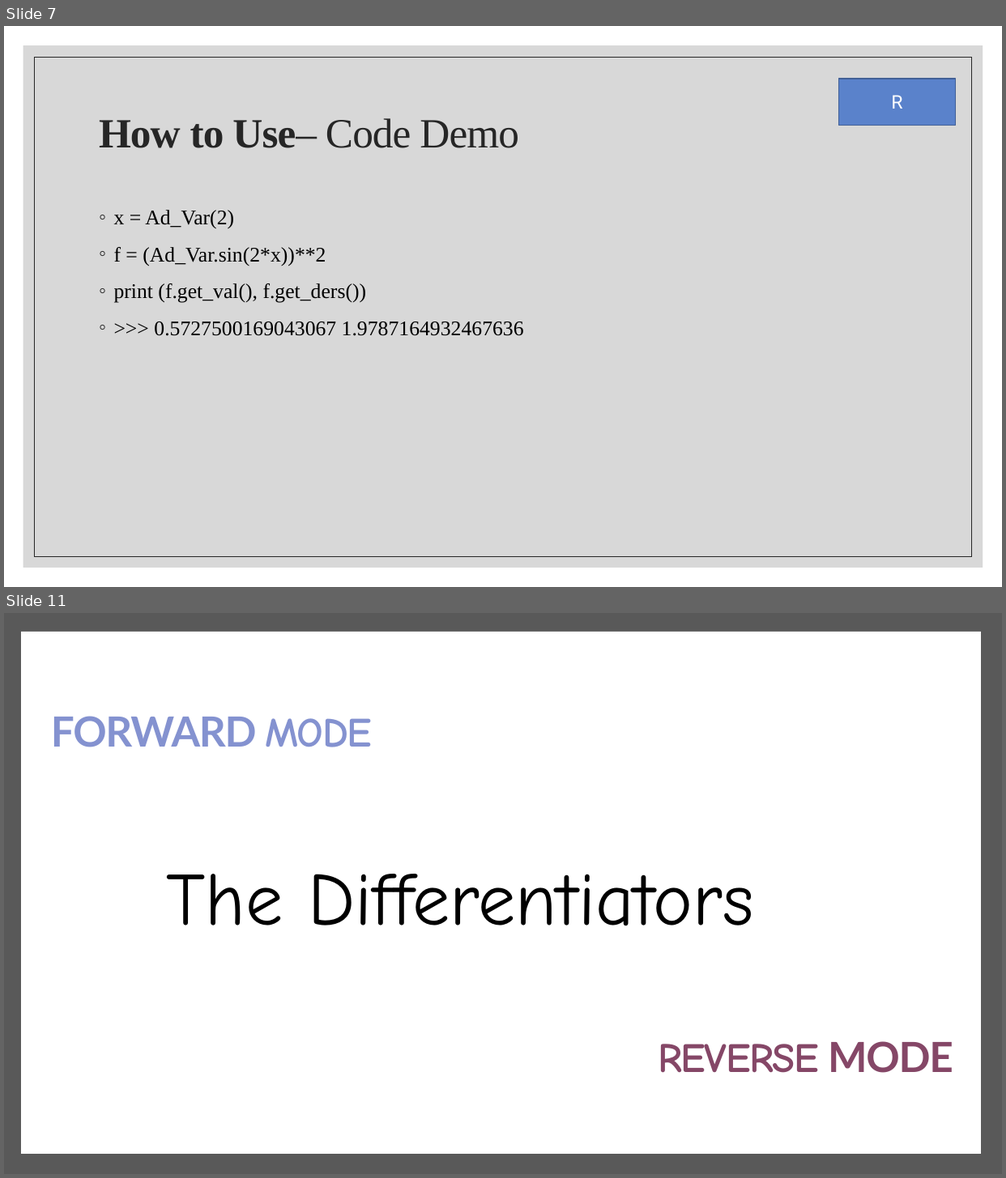
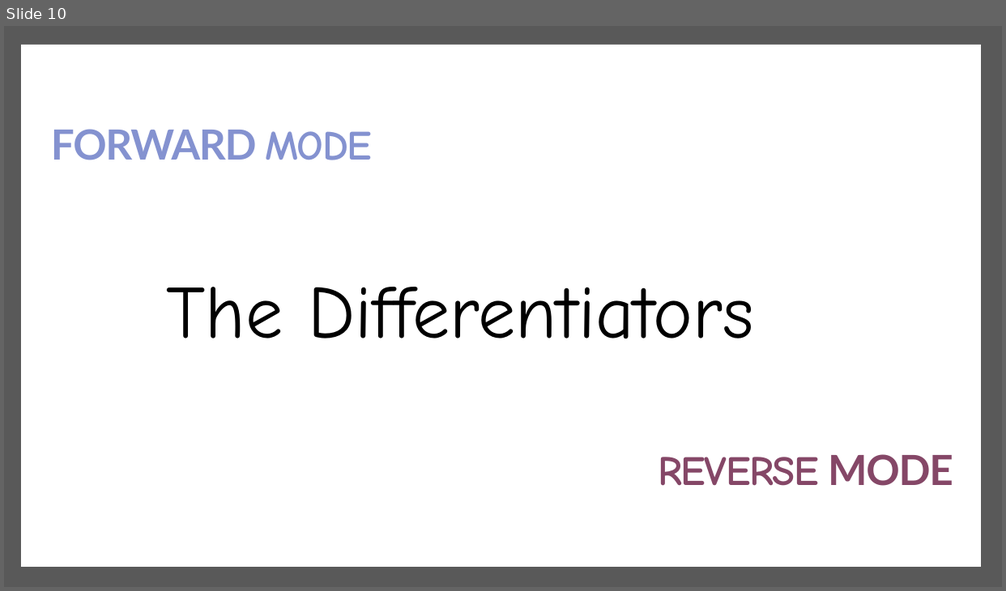
Before and after one commit to the-differentiators/cs207-FinalProject, a slide deck: docs/cs207-presentation.pptx. Shown one above the other, each under a label of ours: slides 7 and 11 before the commit, slide 10 after it; the slides between them are not shown. The pictures are 1006x1178 and 1006x591 pixels, drawn with LibreOffice and Linux fonts; fonts in the diff are those of the drawing; background and template pictures are left out. Boxes give left, top, right and bottom in pixels: in the first picture for what was removed or moved away, otherwise in the second. Text is boxed around its words. In the diff, an @@ line names an element or a change of style, - is before the commit and + after.

Commit message:
add final presentation and forward demo

```diff
--- a/docs/cs207-presentation.pptx
+++ b/docs/cs207-presentation.pptx
@@ slide 7 removed at <box>4,26,1002,587</box>, background #FFFFFF @@
@@ rectangle removed at <box>23,45,983,568</box> @@
@@ rectangle removed at <box>35,57,972,557</box> @@
@@ rectangle removed at <box>839,79,956,125</box> @@
-R
@@ title removed at <box>99,118,519,148</box> @@
-How to Use– Code Demo
@@ text removed at <box>114,210,524,336</box> @@
-◦ x = Ad_Var(2)
-◦ f = (Ad_Var.sin(2*x))**2
-◦ print (f.get_val(), f.get_ders())
-◦ >>> 0.5727500169043067 1.9787164932467636
@@ what was slide 11 is now slide 10 @@
```
Also in this commit, not shown: 3 slides changed, 6 slides added, 6 other slides removed, 3 other files.
